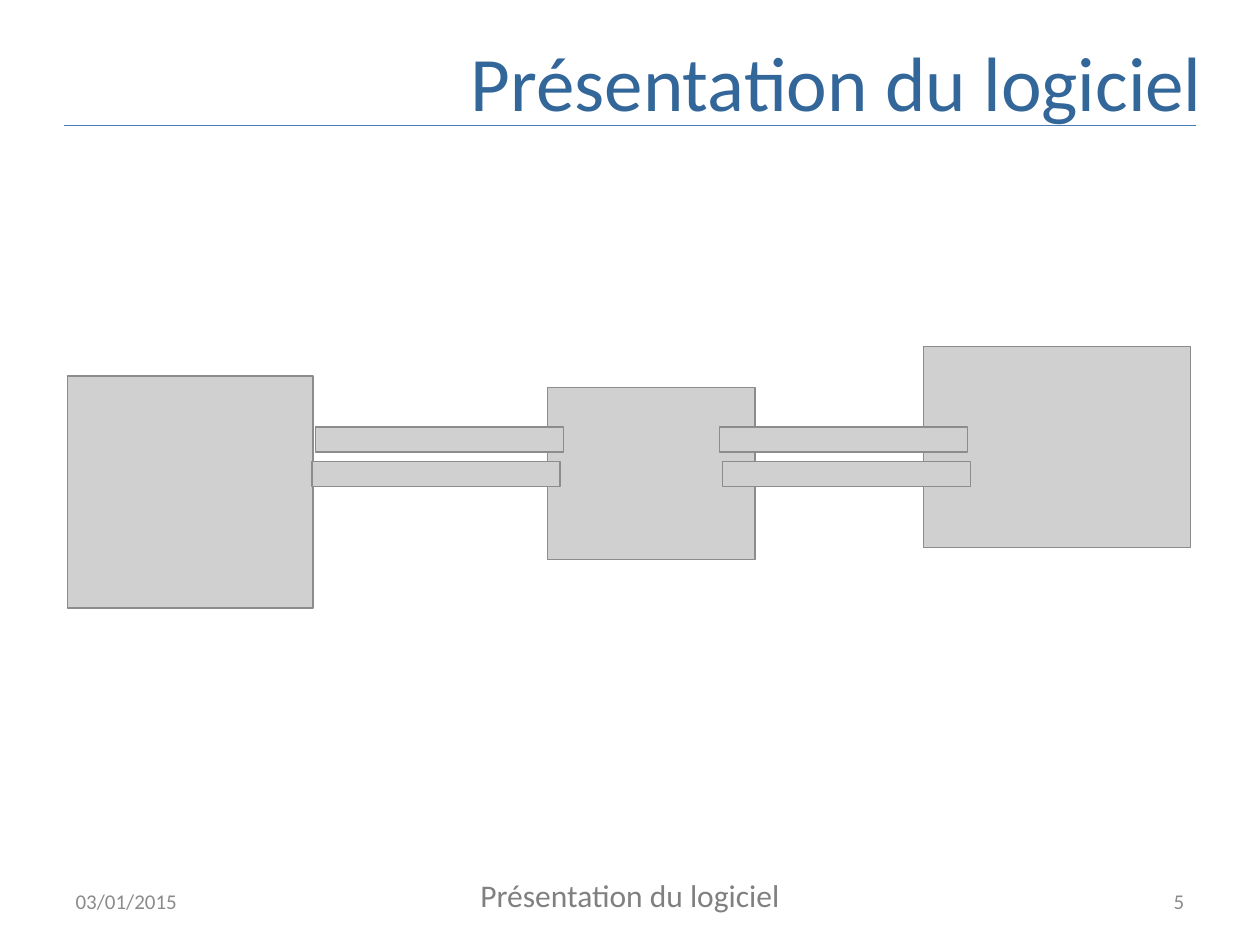
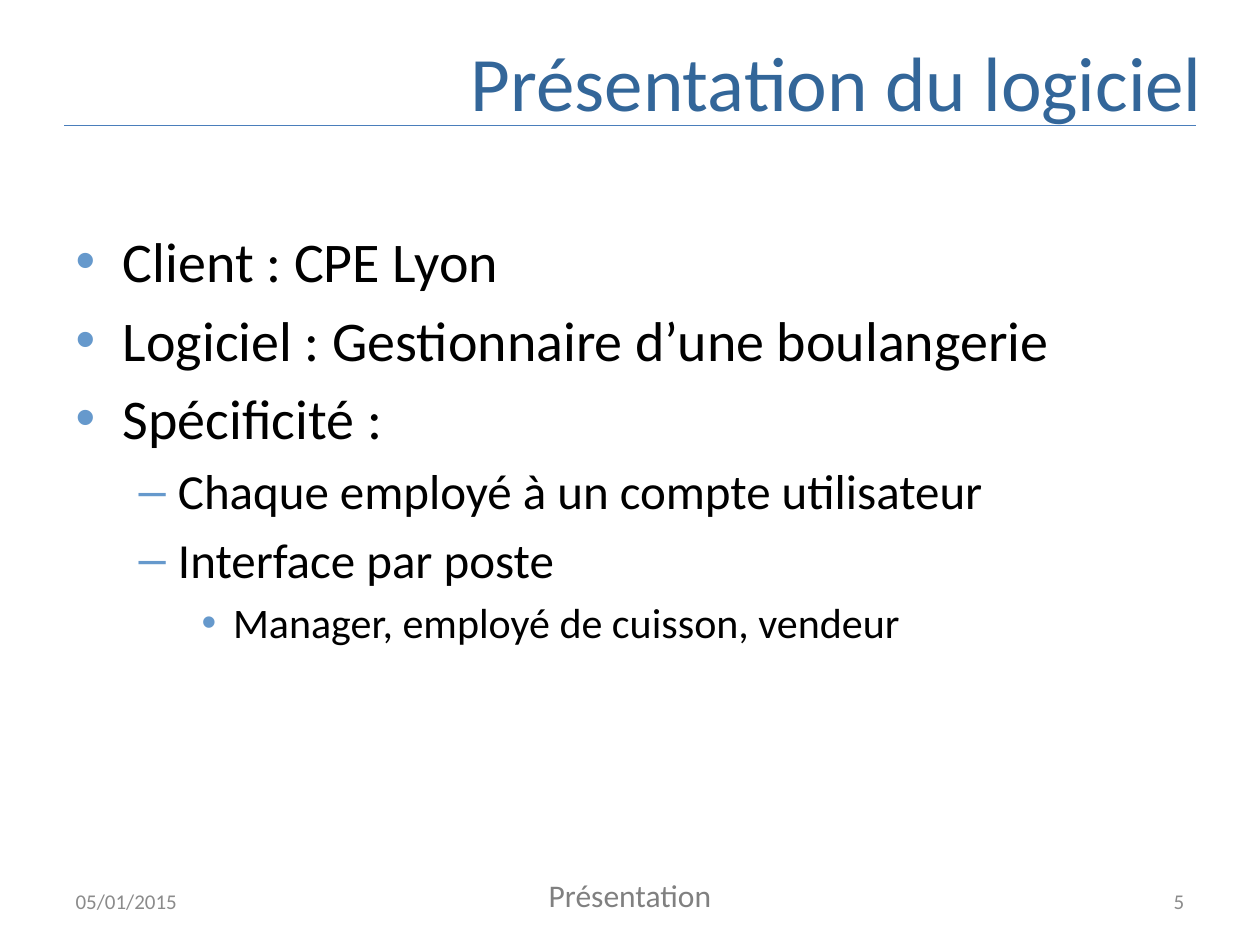
Before and after one commit to AppInfoCPE/genielog, a slide deck: slide 5 of Documentation/presentation.pptx. Drawn at 1260x945 pixels with LibreOffice and Linux fonts; fonts in the diff are those of the drawing; grey boxes stand for pictures. Boxes give left, top, right and bottom in pixels: in the first picture for what was removed or moved away, otherwise in the second. Text is boxed around its words. In the diff, an @@ line names an element or a change of style, - is before the commit and + after.

Commit message:
presentation maj

```diff
--- a/Documentation/presentation.pptx
+++ b/Documentation/presentation.pptx
@@ text added at bbox=[123, 243, 1048, 646], 32 pt, text #000000 @@
+• Client : CPE Lyon
+• Logiciel : Gestionnaire d’une boulangerie
+• Spécificité :
+  – Chaque employé à un compte utilisateur
+  – Interface par poste
+    • Manager, employé de cuisson, vendeur
@@ picture removed at bbox=[924, 346, 1191, 547] @@
@@ picture removed at bbox=[68, 375, 314, 607] @@
@@ picture removed at bbox=[548, 388, 756, 561] @@
@@ picture removed at bbox=[315, 427, 563, 452] @@
@@ picture removed at bbox=[719, 427, 968, 452] @@
@@ picture removed at bbox=[311, 461, 559, 486] @@
@@ picture removed at bbox=[723, 461, 971, 486] @@
@@ text at bbox=[76, 894, 177, 910]: text changed @@
-03/01/2015
+05/01/2015
@@ text at bbox=[549, 885, 711, 907]: text changed @@
-Présentation du logiciel
+Présentation
```
Also in this commit, not shown: 17 other slides changed, 2 slides added, 1 slide removed.
